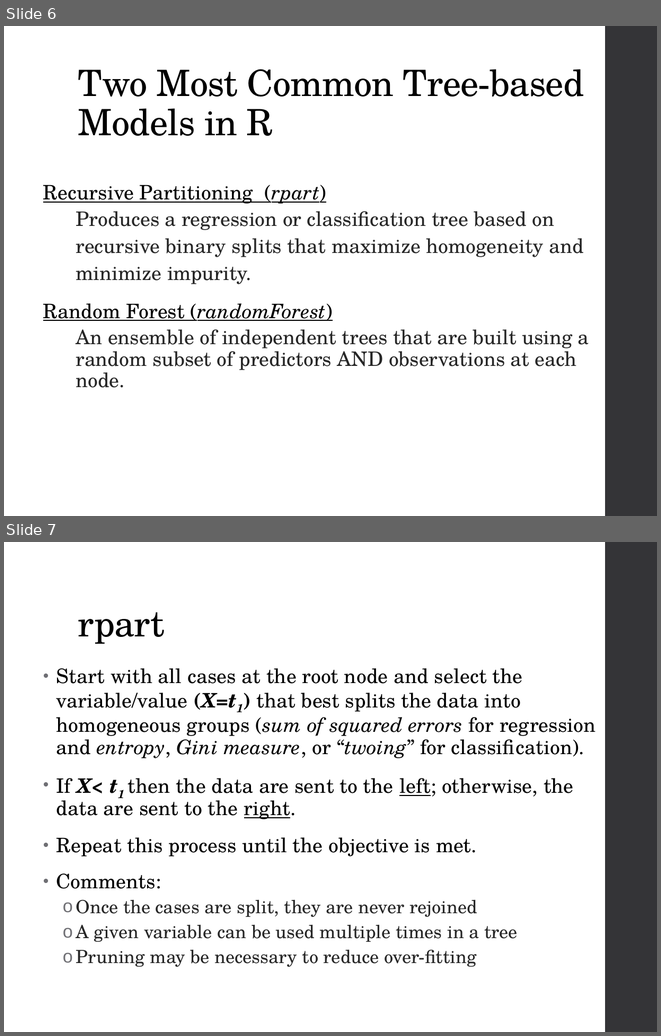
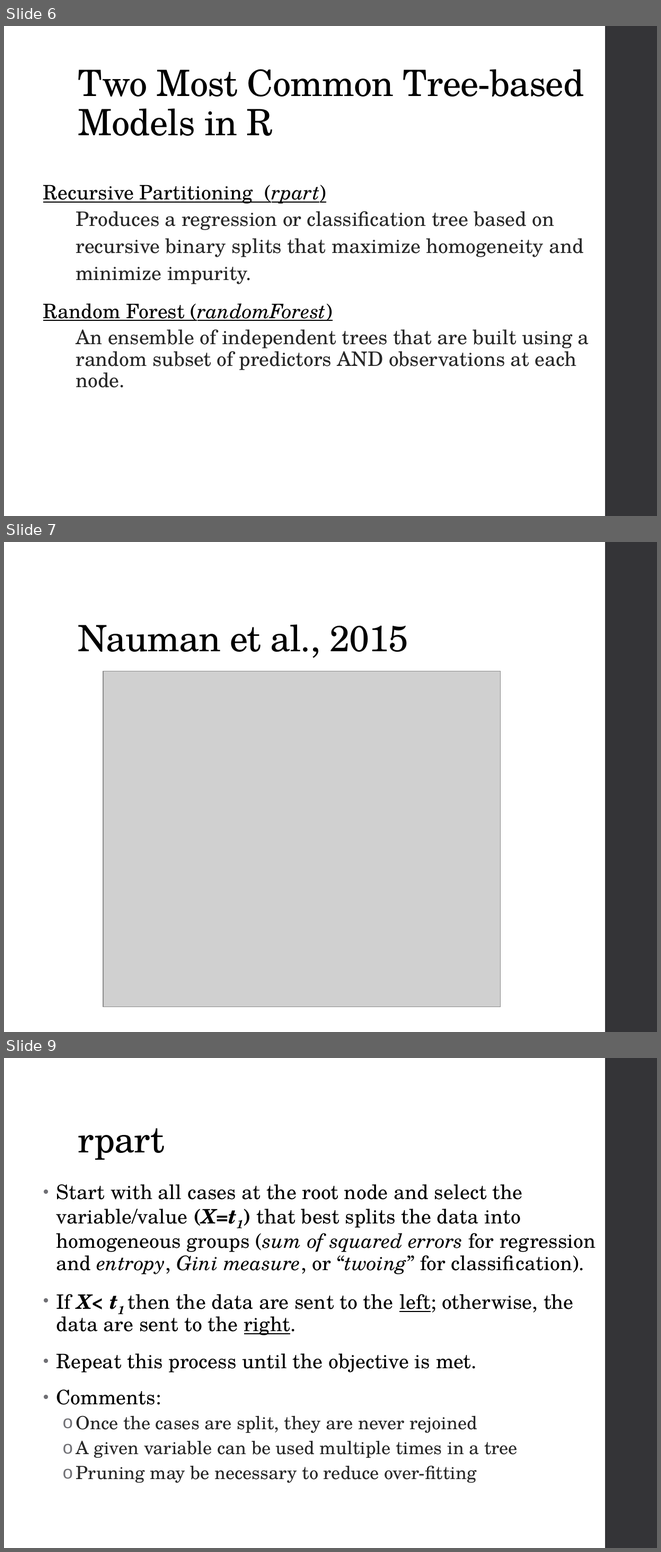
Before and after one commit to ncss-tech/stats_for_soil_survey, a slide deck: presentations/tree_models/Tree_models.pptx. Shown one above the other, each under a label of ours: slides 6 and 7 before the commit, slides 6, 7 and 9 after it; the slides between them are not shown. The pictures are 661x1036 and 661x1552 pixels, drawn with LibreOffice and Linux fonts; fonts in the diff are those of the drawing; grey boxes stand for pictures. Boxes give left, top, right and bottom in pixels: in the first picture for what was removed or moved away, otherwise in the second. Text is boxed around its words. In the diff, an @@ line names an element or a change of style, - is before the commit and + after.

Commit message:
adding slides

```diff
--- a/presentations/tree_models/Tree_models.pptx
+++ b/presentations/tree_models/Tree_models.pptx
@@ slide 7 added at bbox=[4, 542, 657, 1032], background #FFFFFF; not listed: 1 template element that a slide beside it also shows @@
@@ title added at bbox=[78, 624, 408, 658], 40 pt, text #000000 @@
+Nauman et al., 2015
@@ picture added at bbox=[103, 671, 500, 1007] @@
@@ picture added at bbox=[132, 671, 471, 1007] @@
@@ what was slide 7 is now slide 9 @@
```
Also in this commit, not shown: 1 other slide added.
